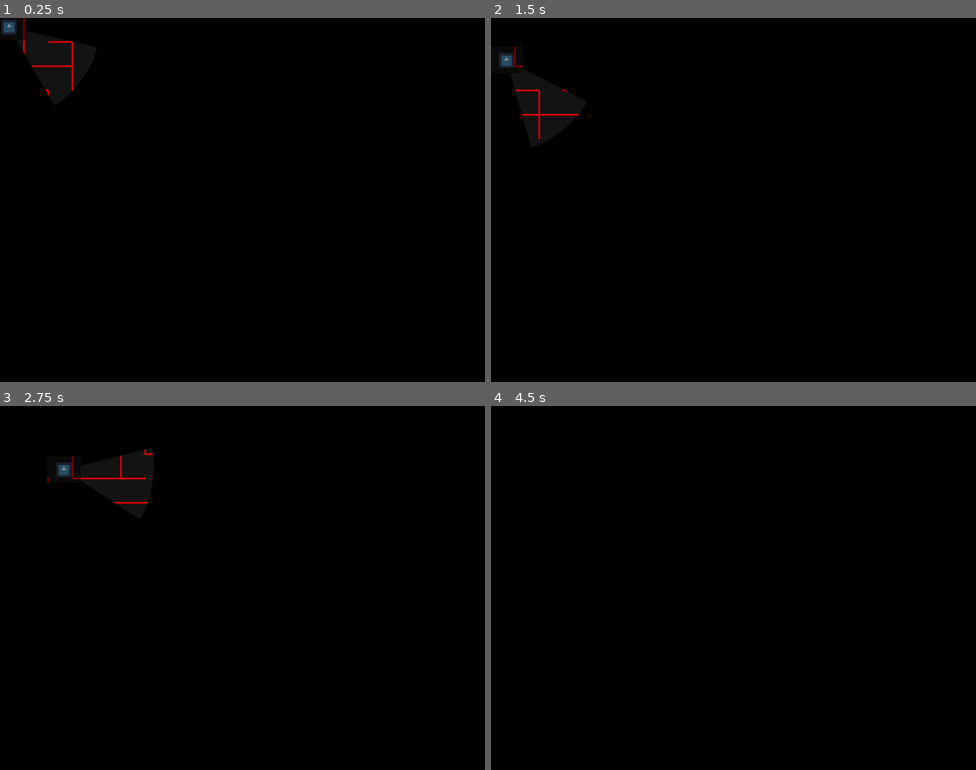
Above: before the commit, frames 1-4 (two rows, left to right).
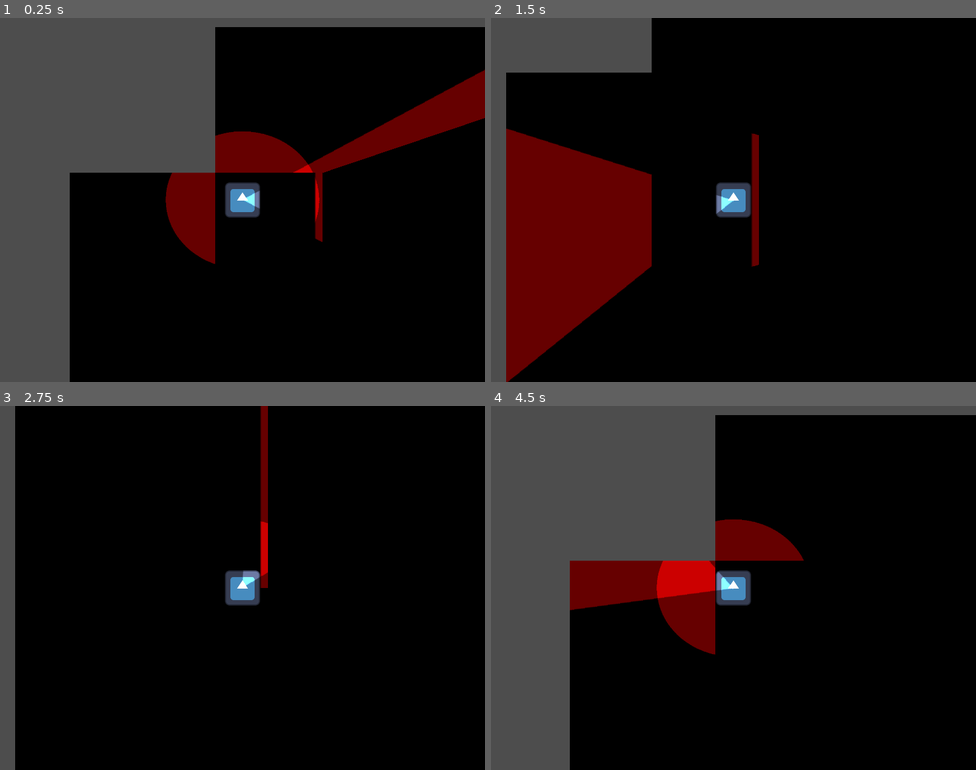
Above: after the commit, the same moments.

Repository: TomkoSK/maze-minigame
Game: Godot game, scene res://Main.tscn
Same seed, same stepped clock (60 frames per second), same inputs: the game is played once before the commit and once after it. The engine's default icon, where the game draws it, is replaced by a stand-in: a white triangle on a blue panel in a dark square.
Inputs (mouse positions are in pixels of both pictures, inside the frame that each line leads up to):
- Up to frame 1 (0.25 s): no input
- Up to frame 2 (1.5 s): tap Enter at 0.5 s; move the mouse to (840, 181) at 0.52 s; hold D (right) 0.53-1.28 s; tap Space at 1.25 s; move the mouse to (636, 218) at 1.27 s; hold S (down) from 1.28 s (still down)
- Up to frame 3 (2.75 s): tap Enter at 2 s; move the mouse to (291, 507) at 2.02 s; release S (down) at 2.03 s; hold D (right) from 2.03 s (still down)
- Up to frame 4 (4.5 s): tap Space at 2.75 s; move the mouse to (709, 660) at 2.77 s; release D (right) at 2.78 s; hold W (up) 2.78-3.53 s; move the mouse to (879, 642) at 3.52 s; hold A (left) from 3.53 s (still down); move the mouse to (588, 533) at 4.27 s

The runs differ from the first frame. In frame 1, 36% of the frame differs, in the area x 0-100%, y 0-100%; in frame 2, 23%; in frame 3, 4.9%; in frame 4, 37%.

Commit message:
big changes

Diff:
--- a/Main.tscn
+++ b/Main.tscn
@@ -1,11 +1,141 @@
-[gd_scene load_steps=5 format=3 uid="uid://do4gjc6blpi8v"]
+[gd_scene load_steps=20 format=3 uid="uid://do4gjc6blpi8v"]
 
+[ext_resource type="Script" path="res://MazeManager.gd" id="1_mrxi8"]
 [ext_resource type="PackedScene" uid="uid://djfyvo87iv3jf" path="res://Player.tscn" id="1_y7pjd"]
+[ext_resource type="Texture2D" uid="uid://50qtjxo1jvgh" path="res://tileset.png" id="2_lhrdw"]
+[ext_resource type="Texture2D" uid="uid://cspydg8dxv3gg" path="res://walls.png" id="3_67cd7"]
 [ext_resource type="Texture2D" uid="uid://ce76jcx5nlrgd" path="res://white.png" id="3_fjeeh"]
-[ext_resource type="Script" path="res://MazeManager.gd" id="3_x3t4f"]
 
-[sub_resource type="OccluderPolygon2D" id="OccluderPolygon2D_rndm0"]
-polygon = PackedVector2Array(103, 28, 103, 0, 115, 12)
+[sub_resource type="OccluderPolygon2D" id="OccluderPolygon2D_uxn13"]
+polygon = PackedVector2Array(-1, -20, 1, -20, 1, 20, -1, 20)
+
+[sub_resource type="OccluderPolygon2D" id="OccluderPolygon2D_u771t"]
+polygon = PackedVector2Array(20, -1, 20, 1, -20, 1, -20, -1)
+
+[sub_resource type="OccluderPolygon2D" id="OccluderPolygon2D_bqt5f"]
+
+[sub_resource type="OccluderPolygon2D" id="OccluderPolygon2D_33s0u"]
+polygon = PackedVector2Array(-1, 20, 1, 20, 1, 1, 20, 1, 20, -1, -1, -1)
+
+[sub_resource type="OccluderPolygon2D" id="OccluderPolygon2D_axyuf"]
+polygon = PackedVector2Array(20, 1, 20, -1, 1, -1, 1, -20, -1, -20, -1, 1)
+
+[sub_resource type="OccluderPolygon2D" id="OccluderPolygon2D_fnome"]
+polygon = PackedVector2Array(1, 20, -1, 20, -1, 1, -20, 1, -20, -1, 1, -1)
+
+[sub_resource type="OccluderPolygon2D" id="OccluderPolygon2D_p3bin"]
+polygon = PackedVector2Array(1, -20, -1, -20, -1, -1, -20, -1, -20, 1, 1, 1)
+
+[sub_resource type="OccluderPolygon2D" id="OccluderPolygon2D_l7opo"]
+polygon = PackedVector2Array(-20, -1, 20, -1, 20, 1, 1, 1, 1, 20, -1, 20, -1, 1, -20, 1)
+
+[sub_resource type="OccluderPolygon2D" id="OccluderPolygon2D_c637b"]
+polygon = PackedVector2Array(1, 20, 1, -20, -1, -20, -1, -1, -20, -1, -20, 1, -1, 1, -1, 20)
+
+[sub_resource type="OccluderPolygon2D" id="OccluderPolygon2D_sg3yt"]
+polygon = PackedVector2Array(-20, 1, 20, 1, 20, -1, 1, -1, 1, -20, -1, -20, -1, -1, -20, -1)
+
+[sub_resource type="OccluderPolygon2D" id="OccluderPolygon2D_4agq5"]
+polygon = PackedVector2Array(-1, 20, -1, -20, 1, -20, 1, -1, 20, -1, 20, 1, 1, 1, 1, 20)
+
+[sub_resource type="TileSetAtlasSource" id="TileSetAtlasSource_t4pw7"]
+texture = ExtResource("3_67cd7")
+separation = Vector2i(1, 1)
+texture_region_size = Vector2i(40, 40)
+0:0/0 = 0
+0:0/0/occlusion_layer_0/polygon = SubResource("OccluderPolygon2D_uxn13")
+0:0/0/physics_layer_0/linear_velocity = Vector2(0, 0)
+0:0/0/physics_layer_0/angular_velocity = 0.0
+0:0/0/physics_layer_0/polygon_0/points = PackedVector2Array(-5, -20, 5, -20, 5, 20, -5, 20)
+0:1/0 = 0
+0:1/0/occlusion_layer_0/polygon = SubResource("OccluderPolygon2D_u771t")
+0:1/0/physics_layer_0/linear_velocity = Vector2(0, 0)
+0:1/0/physics_layer_0/angular_velocity = 0.0
+0:1/0/physics_layer_0/polygon_0/points = PackedVector2Array(20, -5, 20, 5, -20, 5, -20, -5)
+1:1/0 = 0
+1:1/0/occlusion_layer_0/polygon = SubResource("OccluderPolygon2D_axyuf")
+1:1/0/physics_layer_0/linear_velocity = Vector2(0, 0)
+1:1/0/physics_layer_0/angular_velocity = 0.0
+1:1/0/physics_layer_0/polygon_0/points = PackedVector2Array(-5, -20, 5, -20, 5, 5, -5, 5)
+1:1/0/physics_layer_0/polygon_1/points = PackedVector2Array(20, -5, 5, -5, 5, 5, 20, 5)
+1:0/0 = 0
+1:0/0/occlusion_layer_0/polygon = SubResource("OccluderPolygon2D_33s0u")
+1:0/0/physics_layer_0/linear_velocity = Vector2(0, 0)
+1:0/0/physics_layer_0/angular_velocity = 0.0
+1:0/0/physics_layer_0/polygon_0/points = PackedVector2Array(20, -5, 20, 5, -5, 5, -5, -5)
+1:0/0/physics_layer_0/polygon_1/points = PackedVector2Array(5, 20, 5, 5, -5, 5, -5, 20)
+2:0/0 = 0
+2:0/0/occlusion_layer_0/polygon = SubResource("OccluderPolygon2D_fnome")
+2:0/0/physics_layer_0/linear_velocity = Vector2(0, 0)
+2:0/0/physics_layer_0/angular_velocity = 0.0
+2:0/0/physics_layer_0/polygon_0/points = PackedVector2Array(5, 20, -5, 20, -5, -5, 5, -5)
+2:0/0/physics_layer_0/polygon_1/points = PackedVector2Array(-20, 5, -5, 5, -5, -5, -20, -5)
+2:1/0 = 0
+2:1/0/occlusion_layer_0/polygon = SubResource("OccluderPolygon2D_p3bin")
+2:1/0/physics_layer_0/linear_velocity = Vector2(0, 0)
+2:1/0/physics_layer_0/angular_velocity = 0.0
+2:1/0/physics_layer_0/polygon_0/points = PackedVector2Array(-20, 5, -20, -5, 5, -5, 5, 5)
+2:1/0/physics_layer_0/polygon_1/points = PackedVector2Array(-5, -20, -5, -5, 5, -5, 5, -20)
+3:1/0 = 0
+3:1/0/occlusion_layer_0/polygon = SubResource("OccluderPolygon2D_c637b")
+3:1/0/physics_layer_0/linear_velocity = Vector2(0, 0)
+3:1/0/physics_layer_0/angular_velocity = 0.0
+3:1/0/physics_layer_0/polygon_0/points = PackedVector2Array(-20, 5, -20, -5, 5, -5, 5, 5)
+3:1/0/physics_layer_0/polygon_1/points = PackedVector2Array(-5, -20, -5, -5, 5, -5, 5, -20)
+3:1/0/physics_layer_0/polygon_2/points = PackedVector2Array(-5, 5, 5, 5, 5, 20, -5, 20)
+3:0/0 = 0
+3:0/0/occlusion_layer_0/polygon = SubResource("OccluderPolygon2D_l7opo")
+3:0/0/physics_layer_0/linear_velocity = Vector2(0, 0)
+3:0/0/physics_layer_0/angular_velocity = 0.0
+3:0/0/physics_layer_0/polygon_0/points = PackedVector2Array(5, 20, -5, 20, -5, -5, 5, -5)
+3:0/0/physics_layer_0/polygon_1/points = PackedVector2Array(-20, 5, -5, 5, -5, -5, -20, -5)
+3:0/0/physics_layer_0/polygon_2/points = PackedVector2Array(5, 5, 5, -5, 20, -5, 20, 5)
+4:0/0 = 0
+4:0/0/occlusion_layer_0/polygon = SubResource("OccluderPolygon2D_sg3yt")
+4:0/0/physics_layer_0/linear_velocity = Vector2(0, 0)
+4:0/0/physics_layer_0/angular_velocity = 0.0
+4:0/0/physics_layer_0/polygon_0/points = PackedVector2Array(-5, -20, 5, -20, 5, 5, -5, 5)
+4:0/0/physics_layer_0/polygon_1/points = PackedVector2Array(20, -5, 5, -5, 5, 5, 20, 5)
+4:0/0/physics_layer_0/polygon_2/points = PackedVector2Array(-5, -5, -5, 5, -20, 5, -20, -5)
+4:1/0 = 0
+4:1/0/occlusion_layer_0/polygon = SubResource("OccluderPolygon2D_4agq5")
+4:1/0/physics_layer_0/linear_velocity = Vector2(0, 0)
+4:1/0/physics_layer_0/angular_velocity = 0.0
+4:1/0/physics_layer_0/polygon_0/points = PackedVector2Array(20, -5, 20, 5, -5, 5, -5, -5)
+4:1/0/physics_layer_0/polygon_1/points = PackedVector2Array(5, 20, 5, 5, -5, 5, -5, 20)
+4:1/0/physics_layer_0/polygon_2/points = PackedVector2Array(5, -5, -5, -5, -5, -20, 5, -20)
+0:2/0 = 0
+0:2/0/occlusion_layer_0/polygon = SubResource("OccluderPolygon2D_bqt5f")
+0:2/0/physics_layer_0/linear_velocity = Vector2(0, 0)
+0:2/0/physics_layer_0/angular_velocity = 0.0
+0:2/0/physics_layer_0/polygon_0/points = PackedVector2Array(-20, -20, 20, -20, 20, 20, -20, 20)
+
+[sub_resource type="TileSetAtlasSource" id="TileSetAtlasSource_ohspt"]
+texture = ExtResource("2_lhrdw")
+texture_region_size = Vector2i(40, 40)
+0:0/0 = 0
+0:0/0/physics_layer_0/linear_velocity = Vector2(0, 0)
+0:0/0/physics_layer_0/angular_velocity = 0.0
+1:0/0 = 0
+1:0/0/physics_layer_0/linear_velocity = Vector2(0, 0)
+1:0/0/physics_layer_0/angular_velocity = 0.0
+2:0/0 = 0
+2:0/0/physics_layer_0/linear_velocity = Vector2(0, 0)
+2:0/0/physics_layer_0/angular_velocity = 0.0
+2:0/0/physics_layer_0/polygon_0/points = PackedVector2Array(-20, -20, 20, -20, 20, 20, -20, 20)
+1:1/0 = 0
+1:1/0/physics_layer_0/linear_velocity = Vector2(0, 0)
+1:1/0/physics_layer_0/angular_velocity = 0.0
+0:1/0 = 0
+0:1/0/physics_layer_0/linear_velocity = Vector2(0, 0)
+0:1/0/physics_layer_0/angular_velocity = 0.0
+
+[sub_resource type="TileSet" id="TileSet_o2uf7"]
+tile_size = Vector2i(40, 40)
+occlusion_layer_0/light_mask = 1
+physics_layer_0/collision_layer = 1
+sources/1 = SubResource("TileSetAtlasSource_ohspt")
+sources/0 = SubResource("TileSetAtlasSource_t4pw7")
 
 [node name="Main" type="Node2D"]
 
@@ -14,22 +144,18 @@
 motion_mode = 1
 SPEED = 300
 
-[node name="MazeManager" type="Node2D" parent="."]
-script = ExtResource("3_x3t4f")
-
-[node name="LineObject" type="Node2D" parent="MazeManager"]
-
 [node name="BgSprite" type="Sprite2D" parent="."]
-self_modulate = Color(0.0768358, 0.0768358, 0.0768358, 1)
+visible = false
+self_modulate = Color(0, 0, 0, 1)
 z_index = -15
 position = Vector2(395, 332)
 scale = Vector2(26.825, 19.925)
 texture = ExtResource("3_fjeeh")
 
+[node name="TileMap" type="TileMap" parent="."]
+tile_set = SubResource("TileSet_o2uf7")
+format = 2
+script = ExtResource("1_mrxi8")
+
 [node name="CanvasModulate" type="CanvasModulate" parent="."]
-position = Vector2(441, 183)
 color = Color(0, 0, 0, 1)
-
-[node name="LightOccluder2D" type="LightOccluder2D" parent="."]
-position = Vector2(1, 1)
-occluder = SubResource("OccluderPolygon2D_rndm0")
--- a/MazeManager.gd
+++ b/MazeManager.gd
@@ -1,5 +1,93 @@
-extends Node2D
-
+extends TileMap
+
+@export var MAZE_WIDTH = 35
+@export var MAZE_HEIGHT = 25
+var WALL_TILE = Vector2(0, 2)
+var FLOOR_TILE = Vector2(0, 0)
+var EMPTY_TILE = Vector2(-1, -1)
+var WALL_SOURCE_ID = 0
+
+func _ready():
+	for x in range(1, MAZE_WIDTH, 2):
+		for y in range(MAZE_HEIGHT):
+			set_cell(0, Vector2(x, y), WALL_SOURCE_ID, WALL_TILE)
+	for y in range(1, MAZE_HEIGHT, 2):
+		for x in range(MAZE_WIDTH):
+			set_cell(0, Vector2(x, y), WALL_SOURCE_ID, WALL_TILE)
+
+	for x in range(MAZE_WIDTH):
+		set_cell(0, Vector2(x, -1), WALL_SOURCE_ID, WALL_TILE)
+		set_cell(0, Vector2(x, MAZE_HEIGHT), WALL_SOURCE_ID, WALL_TILE)
+
+		set_cell(0, Vector2(x, -2), WALL_SOURCE_ID, WALL_TILE)
+		set_cell(0, Vector2(x, MAZE_HEIGHT+1), WALL_SOURCE_ID, WALL_TILE)
+	for y in range(MAZE_HEIGHT):
+		set_cell(0, Vector2(-1, y), WALL_SOURCE_ID, WALL_TILE)
+		set_cell(0, Vector2(MAZE_WIDTH, y), WALL_SOURCE_ID, WALL_TILE)
+
+		set_cell(0, Vector2(-2, y), WALL_SOURCE_ID, WALL_TILE)
+		set_cell(0, Vector2(MAZE_WIDTH+1, y), WALL_SOURCE_ID, WALL_TILE)
+	var tileStack = [Vector2(0, 0)]
+	while(len(tileStack) > 0):
+		var tile = tileStack[-1]
+		set_cell(0, tile, 1, FLOOR_TILE)
+		var neighbours = getNeighbours(tile)#order is RIGHT, BOTTOM, LEFT, TOP
+		while(len(neighbours) > 0):
+			var neighbour = neighbours.pick_random()
+			if(Vector2(get_cell_atlas_coords(0, neighbour)) == EMPTY_TILE):
+				var x = (tile.x+neighbour.x)/2
+				var y = (tile.y+neighbour.y)/2
+				set_cell(0, Vector2(x, y), 1, FLOOR_TILE)
+				tileStack.append(neighbour)
+				break
+			neighbours.erase(neighbour)
+		if(len(neighbours) == 0):
+			tileStack.erase(tile)
+	convertWalls()
+
+func getNeighbours(coords : Vector2):
+	var neighbours = []
+	neighbours.append(Vector2(coords.x+2, coords.y))
+	neighbours.append(Vector2(coords.x, coords.y+2))
+	neighbours.append(Vector2(coords.x-2, coords.y))
+	neighbours.append(Vector2(coords.x, coords.y-2))
+	return neighbours
+
+func convertWalls():#converts the walls from the full sized boxes to the thin version
+	for x in range(MAZE_WIDTH):
+		for y in range(MAZE_HEIGHT):
+			if(get_cell_source_id(0, Vector2(x, y)) == WALL_SOURCE_ID):
+				var topWall = get_cell_source_id(0, Vector2(x, y-1)) == WALL_SOURCE_ID
+				var bottomWall = get_cell_source_id(0, Vector2(x, y+1)) == WALL_SOURCE_ID
+				var leftWall = get_cell_source_id(0, Vector2(x-1, y)) == WALL_SOURCE_ID
+				var rightWall = get_cell_source_id(0, Vector2(x+1, y)) == WALL_SOURCE_ID
+				if(bottomWall and leftWall and rightWall):
+					set_cell(0, Vector2(x, y), WALL_SOURCE_ID, Vector2(3, 0))
+				elif(topWall and leftWall and rightWall):
+					set_cell(0, Vector2(x, y), WALL_SOURCE_ID, Vector2(4, 0))
+				elif(leftWall and topWall and bottomWall):
+					set_cell(0, Vector2(x, y), WALL_SOURCE_ID, Vector2(3, 1))
+				elif(topWall and bottomWall and rightWall):
+					set_cell(0, Vector2(x, y), WALL_SOURCE_ID, Vector2(4, 1))
+				elif(topWall and bottomWall):
+					set_cell(0, Vector2(x, y), WALL_SOURCE_ID, Vector2(0, 0))
+				elif(leftWall and rightWall):
+					set_cell(0, Vector2(x, y), WALL_SOURCE_ID, Vector2(0, 1))
+				elif(bottomWall and rightWall):
+					set_cell(0, Vector2(x, y), WALL_SOURCE_ID, Vector2(1, 0))
+				elif(topWall and rightWall):
+					set_cell(0, Vector2(x, y), WALL_SOURCE_ID, Vector2(1, 1))
+				elif(leftWall and bottomWall):
+					set_cell(0, Vector2(x, y), WALL_SOURCE_ID, Vector2(2, 0))
+				elif(leftWall and topWall):
+					set_cell(0, Vector2(x, y), WALL_SOURCE_ID, Vector2(2, 1))
+				elif(leftWall or rightWall):
+					set_cell(0, Vector2(x, y), WALL_SOURCE_ID, Vector2(0, 1))
+				elif(topWall or bottomWall):
+					set_cell(0, Vector2(x, y), WALL_SOURCE_ID, Vector2(0, 0))
+
+
+"""
 class Tile:
 	var x
 	var y
@@ -21,20 +109,20 @@
 func _ready():
 	var tiles = []
 	var index = 0
-	for y in range(20, 600, 40):
-		for x in range(20, 800, 40):
-			var rightWall = !x == 780
-			var bottomWall = !y == 580
+	for y in range(15):
+		for x in range(20):
+			var rightWall = !x == 19
+			var bottomWall = !y == 14
 			tiles.append(Tile.new(x, y, index, rightWall, bottomWall))
 			index += 1
 	for tile in tiles:
-		if(tile.y != 20):
+		if(tile.y != 0):
 			tile.topNeighbour = tiles[tile.index-20]
-		if(tile.y != 580):
+		if(tile.y != 14):
 			tile.bottomNeighbour = tiles[tile.index+20]
-		if(tile.x != 20):
+		if(tile.x != 0):
 			tile.leftNeighbour = tiles[tile.index-1]
-		if(tile.x != 780):
+		if(tile.x != 19):
 			tile.rightNeighbour = tiles[tile.index+1]
 
 	var visitedTiles = [tiles[0]]
@@ -128,3 +216,4 @@
 	tween.tween_property($LineObject, "modulate", Color(0.4, 0, 0, 1), 1.6).set_trans(Tween.TRANS_LINEAR)
 	await get_tree().create_timer(3.5).timeout
 	pulseLines()
+"""
--- a/Player.gd
+++ b/Player.gd
@@ -6,7 +6,7 @@
 	velocity = Input.get_vector("left", "right", "up", "down")*SPEED
 
 	var cursorPos = get_viewport().get_mouse_position()
-	$Flashlight.rotation = position.direction_to(cursorPos).angle()
+	$Flashlight.rotation = Vector2(400, 300).direction_to(cursorPos).angle()
 
 func _physics_process(_delta):
 	move_and_slide()
--- a/Player.tscn
+++ b/Player.tscn
@@ -3,30 +3,32 @@
 [ext_resource type="Script" path="res://Player.gd" id="1_pb76f"]
 [ext_resource type="Texture2D" uid="uid://ba2vdnscmq6cj" path="res://icon.svg" id="2_i7nb4"]
 [ext_resource type="Texture2D" uid="uid://djldn114xblto" path="res://light.png" id="3_uxni6"]
-[ext_resource type="Texture2D" uid="uid://ce76jcx5nlrgd" path="res://white.png" id="4_atyy1"]
+[ext_resource type="Texture2D" uid="uid://idbylid3q4oo" path="res://circle.png" id="4_vkinr"]
 
 [sub_resource type="RectangleShape2D" id="RectangleShape2D_7jywd"]
-size = Vector2(26, 26)
 
 [node name="Player" type="CharacterBody2D"]
+z_index = 1
 script = ExtResource("1_pb76f")
 
 [node name="CollisionShape2D" type="CollisionShape2D" parent="."]
 shape = SubResource("RectangleShape2D_7jywd")
 
 [node name="Sprite2D" type="Sprite2D" parent="."]
-scale = Vector2(0.2, 0.2)
+scale = Vector2(0.15, 0.15)
 texture = ExtResource("2_i7nb4")
 
 [node name="Flashlight" type="PointLight2D" parent="."]
-scale = Vector2(0.185714, 0.151429)
+scale = Vector2(0.4, 0.4)
+blend_mode = 2
 shadow_enabled = true
 texture = ExtResource("3_uxni6")
-texture_scale = 1.6
+
+[node name="Camera2D" type="Camera2D" parent="."]
+zoom = Vector2(3, 3)
 
 [node name="PlayerLight" type="PointLight2D" parent="."]
-position = Vector2(4.76837e-07, -1)
-scale = Vector2(1.4, 1.1)
-energy = 0.54
-blend_mode = 2
-texture = ExtResource("4_atyy1")
+position = Vector2(3.8147e-06, 0)
+scale = Vector2(0.21125, 0.188845)
+shadow_enabled = true
+texture = ExtResource("4_vkinr")
Binary file added: circle.png
Not shown, added: circle.png.import
Binary file added: newtiles.png
Not shown, added: newtiles.png.import
Binary file added: tileset.png
Not shown, added: tileset.png.import
Binary file added: walls.png
Not shown, added: walls.png.import
